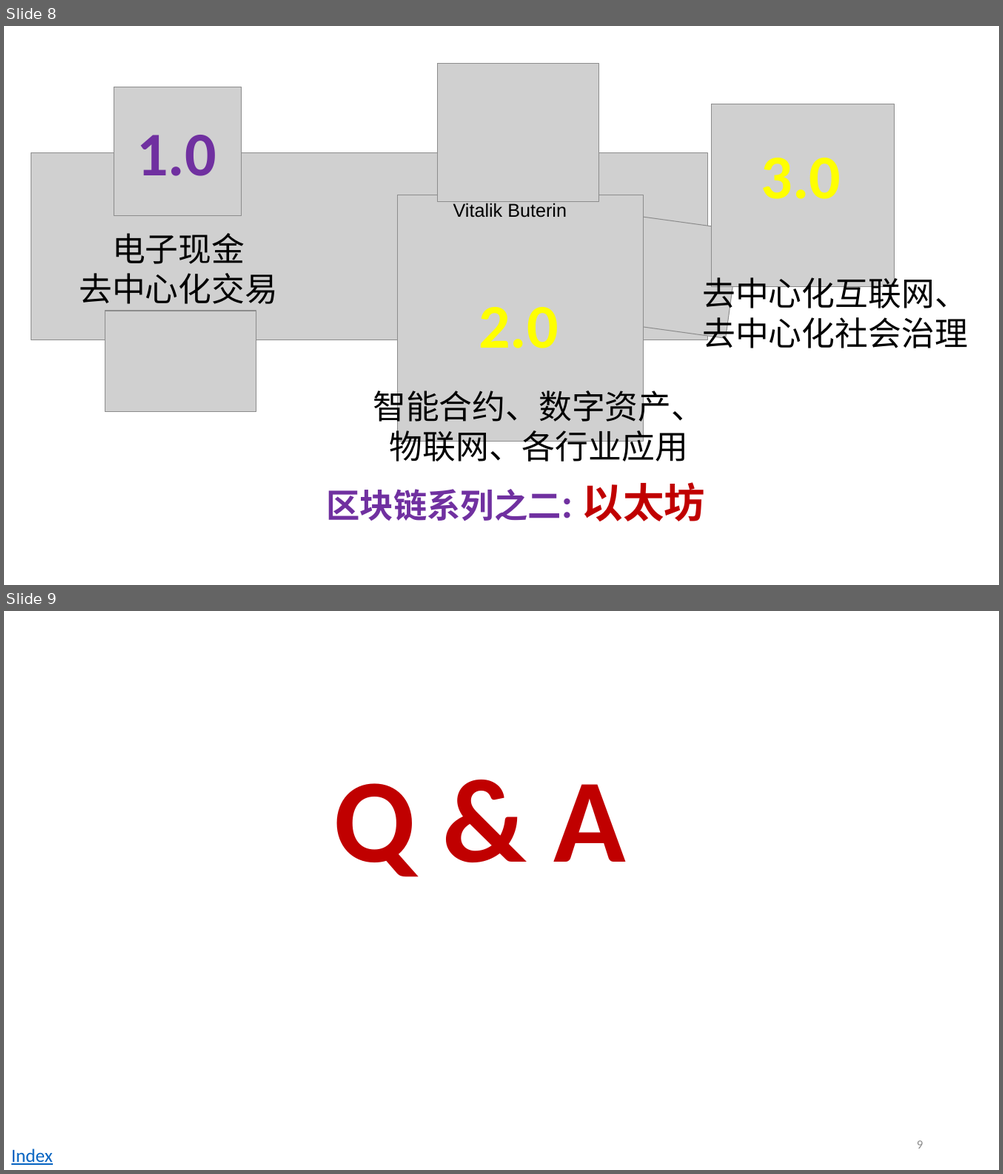
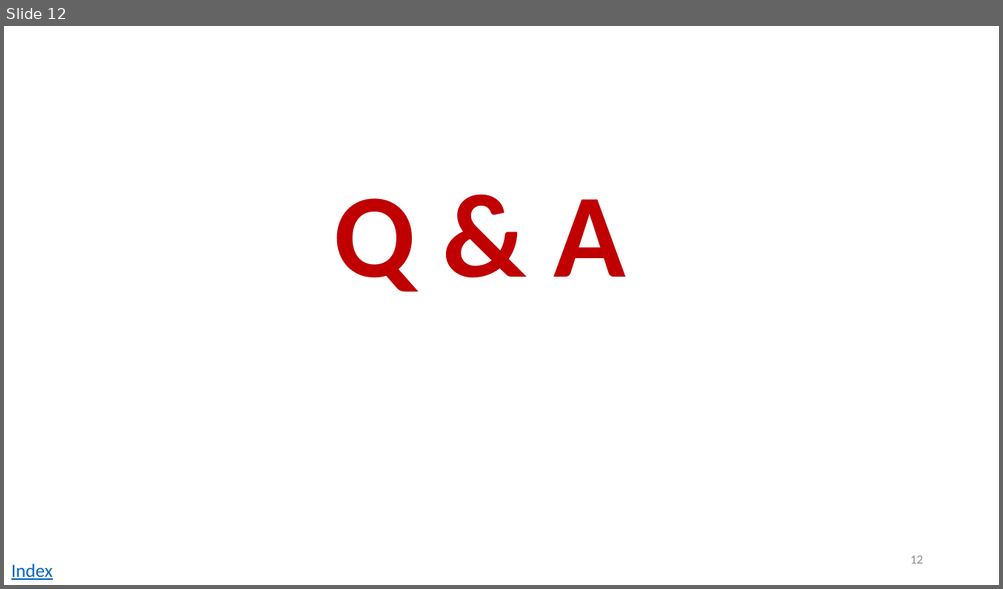
Before and after one commit to andyplusplus/blockchain, a slide deck: how_bitcoin_works_2/bc_0_blockChain.pptx. Shown one above the other, each under a label of ours: slides 8 and 9 before the commit, slide 12 after it. The pictures are 1003x1174 and 1003x589 pixels, drawn with LibreOffice and Linux fonts; fonts in the diff are those of the drawing; grey boxes stand for pictures. Boxes give left, top, right and bottom in pixels: in the first picture for what was removed or moved away, otherwise in the second. Text is boxed around its words. In the diff, an @@ line names an element or a change of style, - is before the commit and + after.

```diff
--- a/how_bitcoin_works_2/bc_0_blockChain.pptx
+++ b/how_bitcoin_works_2/bc_0_blockChain.pptx
@@ slide 8 removed at (4, 26, 999, 585), background #FFFFFF @@
@@ picture removed at (438, 63, 599, 201) @@
@@ picture removed at (114, 87, 242, 215) @@
@@ picture removed at (711, 104, 894, 287) @@
@@ text removed at (136, 135, 216, 176) @@
-1.0
@@ picture removed at (31, 153, 707, 340) @@
@@ text removed at (761, 158, 840, 199) @@
-3.0
@@ picture removed at (397, 195, 643, 442) @@
@@ text removed at (453, 203, 566, 218) @@
-Vitalik Buterin
@@ picture removed at (617, 215, 740, 338) @@
@@ text removed at (79, 233, 278, 304) @@
-电子现金
-去中心化交易
@@ text removed at (702, 272, 967, 349) @@
-去中心化互联网、
-去中心化社会治理
@@ picture removed at (105, 311, 256, 412) @@
@@ text removed at (478, 307, 558, 349) @@
-2.0
@@ text removed at (373, 385, 704, 467) @@
-智能合约、数字资产、
-物联网、各行业应用
@@ title removed at (326, 483, 705, 522) @@
-区块链系列之二: 以太坊
@@ what was slide 9 is now slide 12 @@
@@ page number at (910, 556, 922, 564): text changed @@
-9
+12
```
Also in this commit, not shown: 3 slides changed, 6 slides added, 2 other slides removed, 15 other files.
